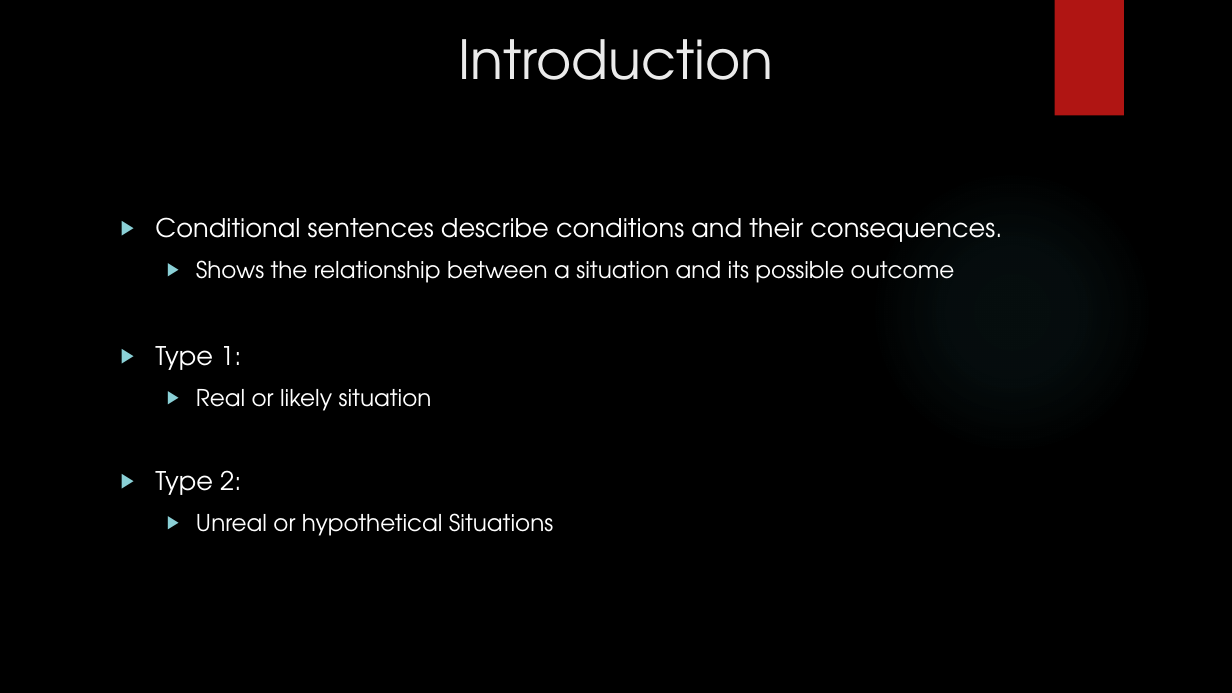
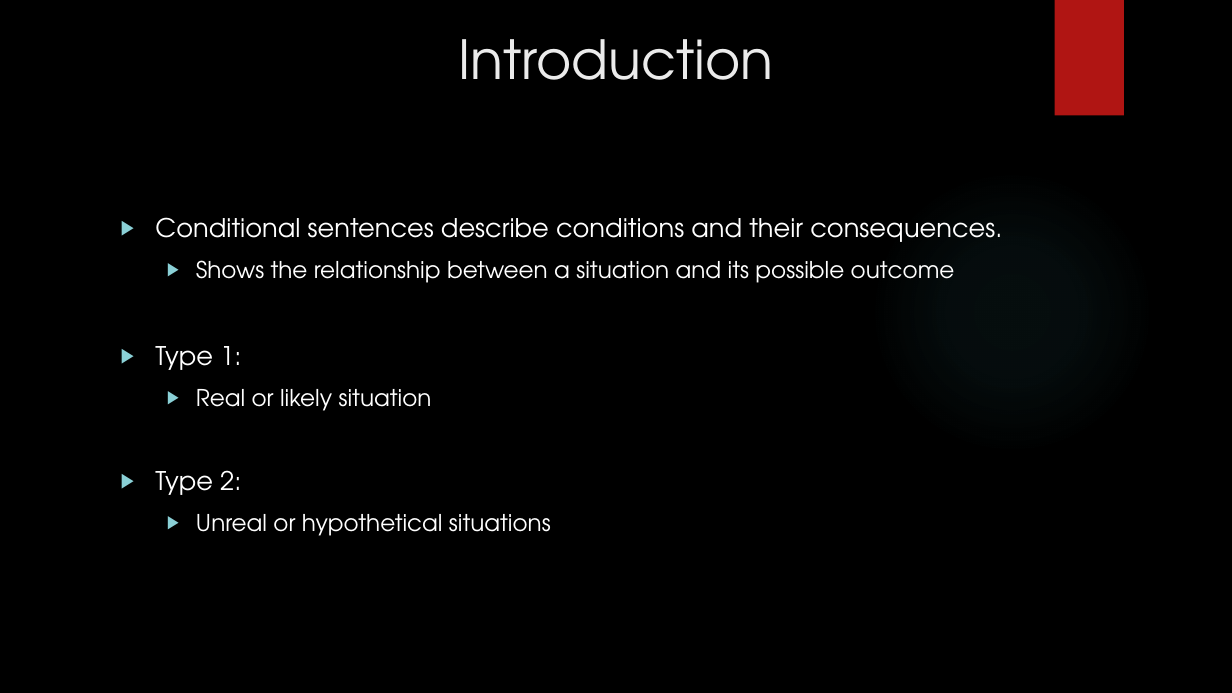
Before and after one commit to Lugan4588/schl, a slide deck: slide 2 of Conditional Sentences Type 1+2.pptx. Drawn at 1232x693 pixels with LibreOffice and Linux fonts; fonts in the diff are those of the drawing; background and template pictures are left out. Boxes give left, top, right and bottom in pixels: in the first picture for what was removed or moved away, otherwise in the second. Text is boxed around its words. In the diff, an @@ line names an element or a change of style, - is before the commit and + after.

```diff
--- a/Conditional Sentences Type 1+2.pptx
+++ b/Conditional Sentences Type 1+2.pptx
@@ text at box(196, 514, 551, 536): text changed @@
-  ▶ Unreal or hypothetical Situations
+  ▶ Unreal or hypothetical situations
```
Also in this commit, not shown: 2 other slides changed, 1 slide added.
